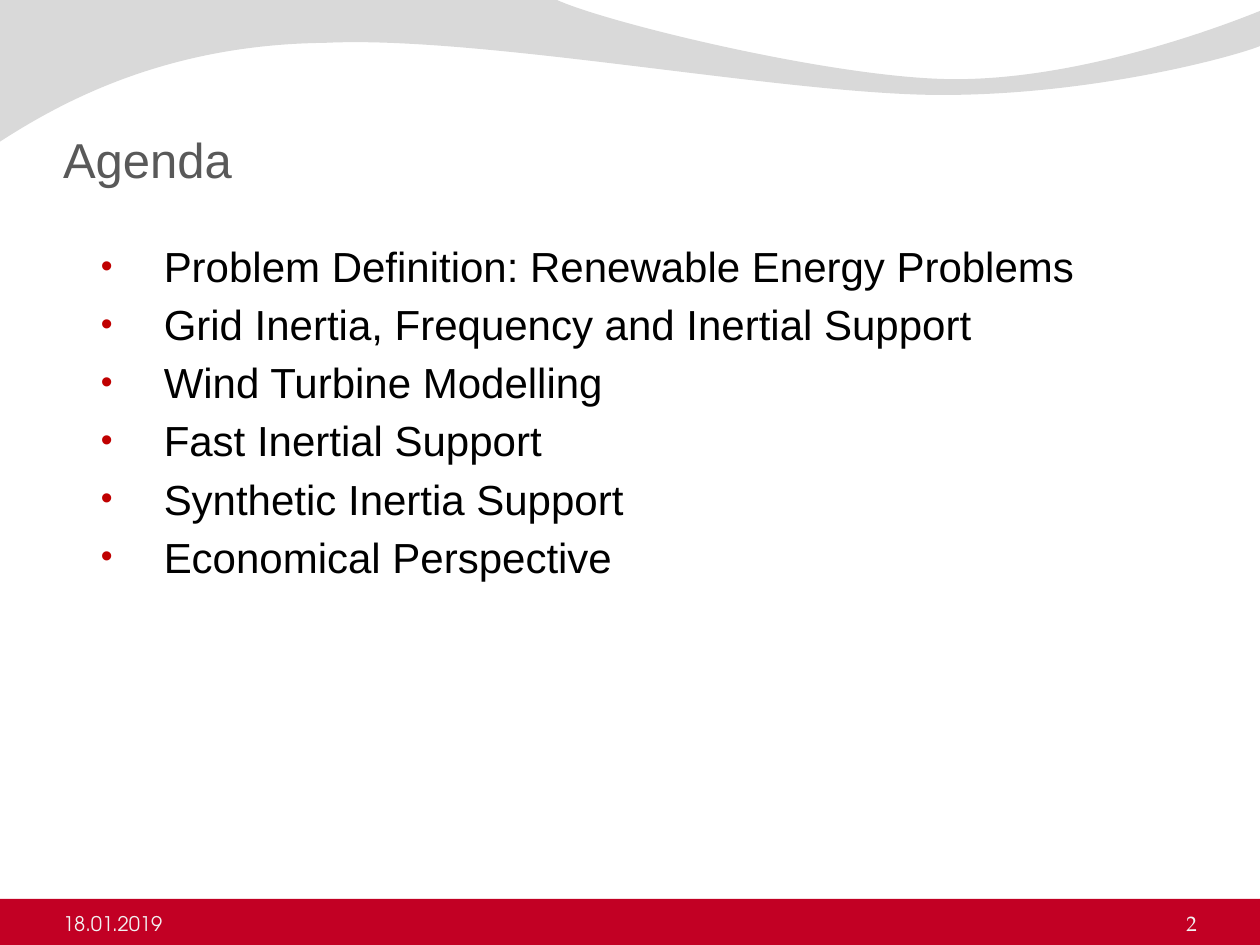
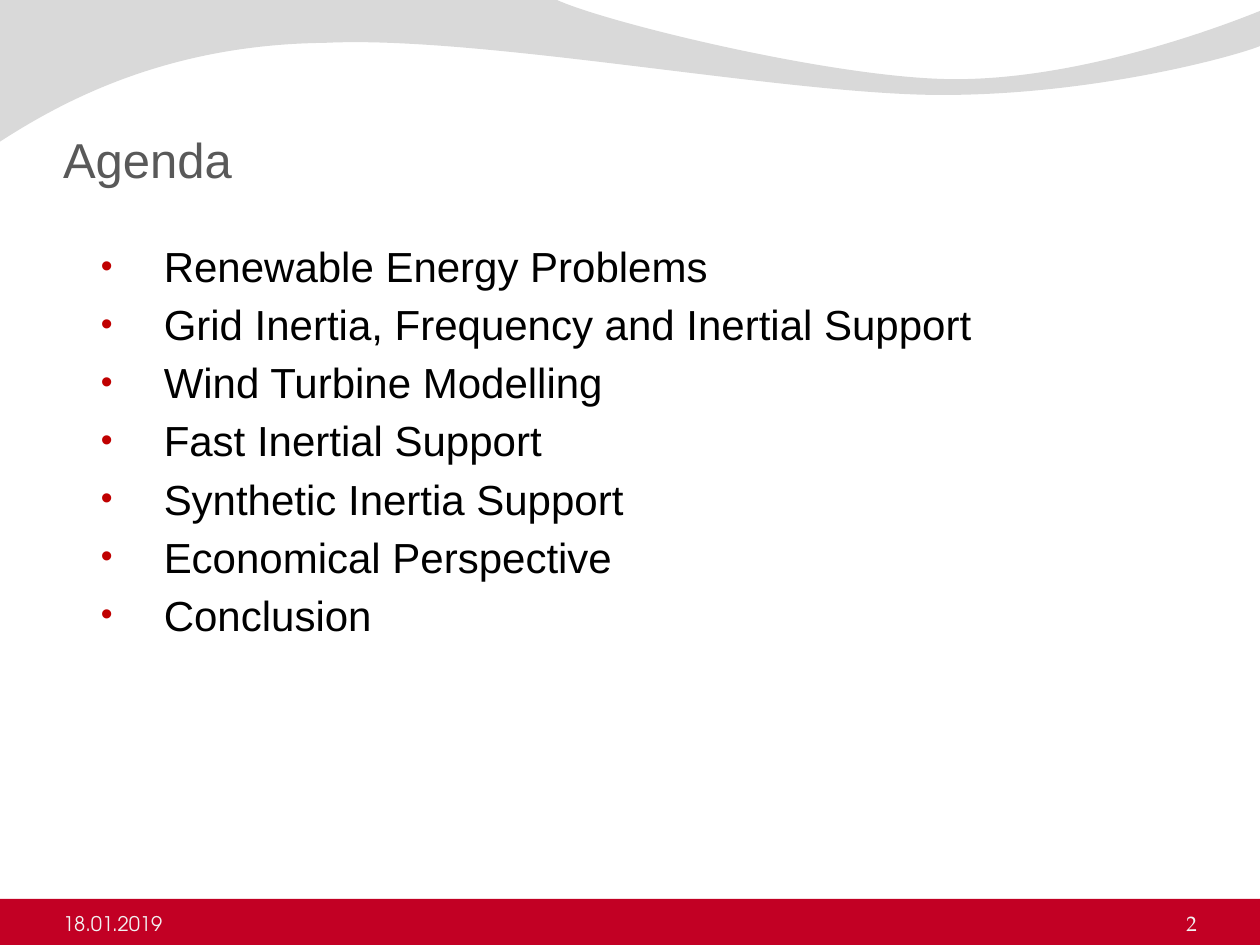
Before and after one commit to ErencanDuymaz/Research, a slide deck: slide 2 of Thesis/Thesis Defence/Erencan_Duymaz_thesis_defence.pptx. Drawn at 1260x945 pixels with LibreOffice and Linux fonts; fonts in the diff are those of the drawing; background and template pictures are left out. Boxes give left, top, right and bottom in pixels: in the first picture for what was removed or moved away, otherwise in the second. Text is boxed around its words. In the diff, an @@ line names an element or a change of style, - is before the commit and + after.

```diff
--- a/Thesis/Thesis Defence/Erencan_Duymaz_thesis_defence.pptx
+++ b/Thesis/Thesis Defence/Erencan_Duymaz_thesis_defence.pptx
@@ text at box(164, 251, 707, 291): text changed @@
-  • Problem Definition: Renewable Energy Problems
+  • Renewable Energy Problems
@@ text at box(164, 600, 372, 632): paragraph added @@
+  • Conclusion
```
Also in this commit, not shown: 9 other slides changed, 2 slides added, 1 slide removed, 10 other files.
